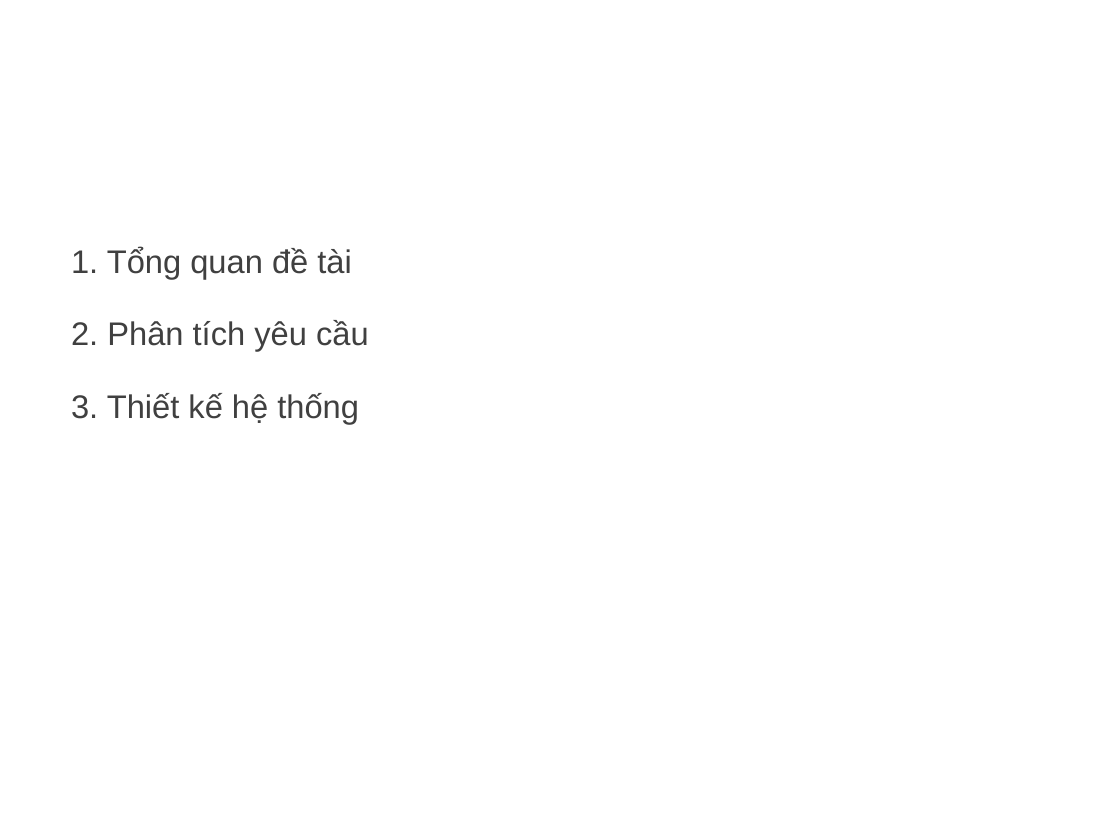
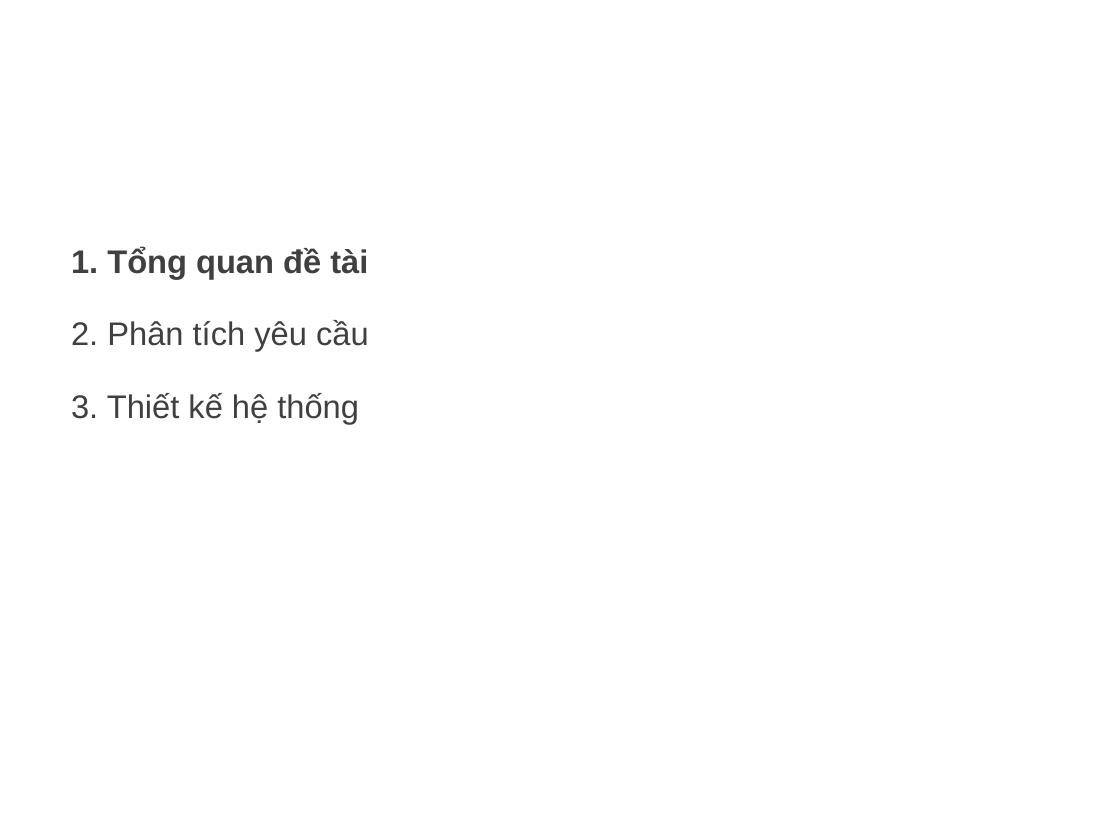
Before and after one commit to SpQuyt/GMDB_ISAD_20182, a slide deck: slide 2 of Slide - PTTKHT - Nhóm 12.pptx. Drawn at 1120x840 pixels with LibreOffice and Linux fonts; fonts in the diff are those of the drawing; background and template pictures are left out. Boxes give left, top, right and bottom in pixels: in the first picture for what was removed or moved away, otherwise in the second. Text is boxed around its words. In the diff, an @@ line names an element or a change of style, - is before the commit and + after.

Commit message:
Modify slide

```diff
--- a/Slide - PTTKHT - Nhóm 12.pptx
+++ b/Slide - PTTKHT - Nhóm 12.pptx
@@ text at box(71, 247, 368, 279): bold on in "1. Tổng quan đề tài" @@
```
Also in this commit, not shown: 2 other slides changed, 1 slide added, 1 slide removed.
